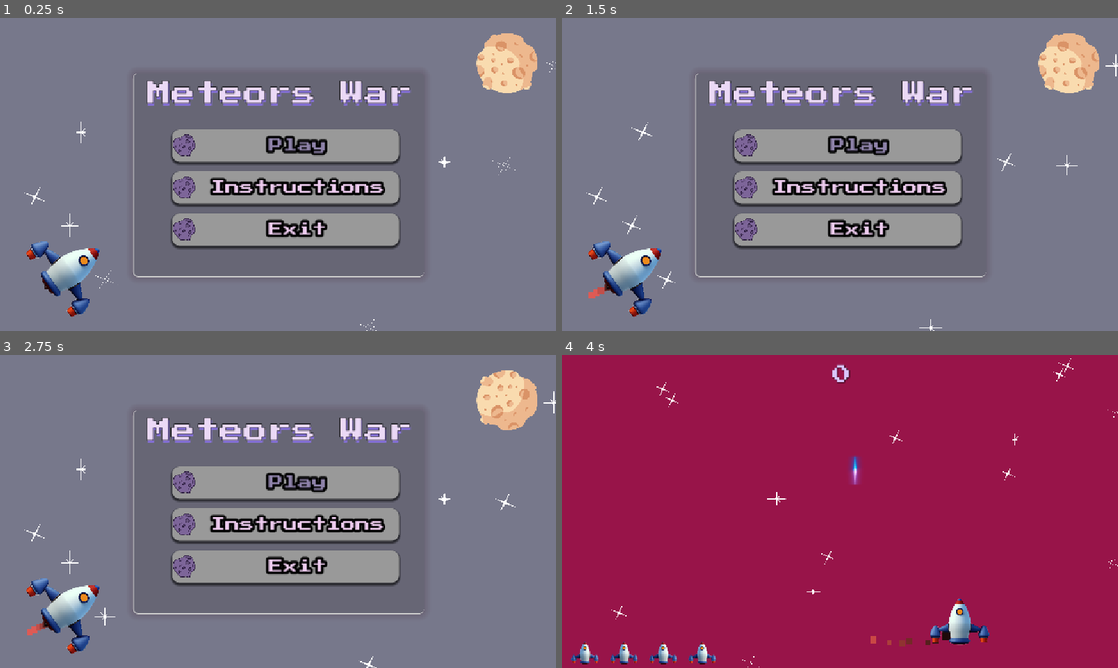
Above: before the commit, frames 1-4 (two rows, left to right).
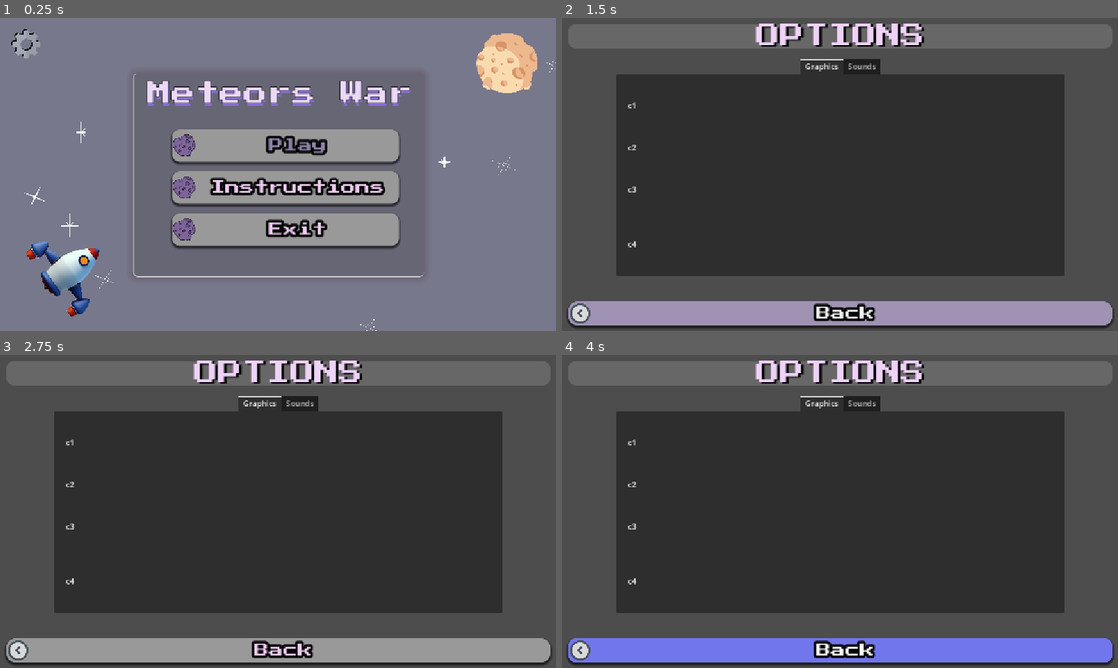
Above: after the commit, the same moments.

Repository: Alaa-Khaled210/Meteors-War
Game: Godot game, scene res://scense/home.tscn
The game is run twice, just before and just after one commit, with the same random seed, the same clock (stepped at 60 frames per second) and the same inputs. Sound files missing from this copy of the repository are replaced by a short silence.
Inputs (mouse positions are in pixels of both pictures, inside the frame that each line leads up to):
- Up to frame 1 (0.25 s): no input
- Up to frame 2 (1.5 s): click (589, 43) at 0.52 s; click (840, 312) at 1.25 s, where only the run after the commit has a clickable "Back"
- Up to frame 3 (2.75 s): click (27, 380) at 2.02 s
- Up to frame 4 (4 s): click (845, 483) at 2.75 s, where only the run before the commit has a clickable "Play"; move the mouse to (962, 495) at 3.52 s; hold Right (right) from 3.53 s (still down); hold Space (Shoot) from 3.53 s (still down)

The runs differ from the first frame. In frame 1, 0.3% of the frame differs, in the area x 2-8%, y 3-13%; in frame 2, 98%; in frame 3, 98%; in frame 4, 100%, in the area x 0-100%, y 0-100%.

Commit message:
make btn option and temple setting

Diff:
--- a/project.godot
+++ b/project.godot
@@ -23,7 +23,6 @@
 [display]
 
 window/stretch/mode="canvas_items"
-window/stretch/aspect="expand"
 
 [global_group]
 
--- a/scense/home.gd
+++ b/scense/home.gd
@@ -60,3 +60,13 @@
 
 func _on_exit_focus_entered() -> void:
 	$hover.play()
+
+
+func _on_setting_mouse_entered() -> void:
+	$hover.play()
+
+
+func _on_setting_pressed() -> void:
+	$click.play()
+	await get_tree().create_timer(0.5).timeout
+	get_tree().change_scene_to_file("res://scense/option_menue.tscn")
--- a/scense/home.tscn
+++ b/scense/home.tscn
@@ -1,8 +1,10 @@
-[gd_scene load_steps=22 format=3 uid="uid://co6ve4o0cy18h"]
+[gd_scene load_steps=24 format=3 uid="uid://co6ve4o0cy18h"]
 
 [ext_resource type="Script" uid="uid://r65ukqdwuj55" path="res://scense/home.gd" id="1_g1icw"]
 [ext_resource type="FontFile" uid="uid://crgknw0a00f6k" path="res://Graphic/Fonts/PressStart2P-Regular.ttf" id="1_nh084"]
+[ext_resource type="Texture2D" uid="uid://ch755mf2k2pex" path="res://Graphic/setting1.png" id="2_ggyeo"]
 [ext_resource type="Texture2D" uid="uid://b00p4pesv0r1s" path="res://Graphic/vecteezy_spaceship-3d-rendering-icon-illustration_28605913.png" id="2_rnxhc"]
+[ext_resource type="Texture2D" uid="uid://cvsgw5v7skdj0" path="res://Graphic/setting2.png" id="3_3nfck"]
 [ext_resource type="Texture2D" uid="uid://cdrc35jqua6l6" path="res://Graphic/meterors/4.png" id="4_oslit"]
 [ext_resource type="Script" uid="uid://dlurqoa1fp0il" path="res://scense/playgame.gd" id="5_e211a"]
 [ext_resource type="AudioStream" uid="uid://do7wqechta5dv" path="res://Audio/mixkit-retro-arcade-casino-notification-211.wav" id="6_ijrru"]
@@ -196,11 +198,30 @@
 autoplay = "default"
 frame_progress = 0.391064
 
-[node name="MarginContainer" type="MarginContainer" parent="."]
-layout_mode = 0
-offset_right = 40.0
-offset_bottom = 40.0
-theme_override_constants/margin_left = 10
+[node name="shadow_setting" type="TextureButton" parent="."]
+modulate = Color(0, 0, 0, 1)
+layout_mode = 1
+offset_left = 23.0
+offset_top = 23.0
+offset_right = 81.0
+offset_bottom = 82.0
+texture_normal = ExtResource("2_ggyeo")
+texture_pressed = ExtResource("3_3nfck")
+texture_hover = ExtResource("3_3nfck")
+ignore_texture_size = true
+stretch_mode = 4
+
+[node name="setting" type="TextureButton" parent="."]
+layout_mode = 1
+offset_left = 25.0
+offset_top = 25.0
+offset_right = 83.0
+offset_bottom = 84.0
+texture_normal = ExtResource("2_ggyeo")
+texture_pressed = ExtResource("3_3nfck")
+texture_hover = ExtResource("3_3nfck")
+ignore_texture_size = true
+stretch_mode = 4
 
 [node name="CPUParticles2D" type="CPUParticles2D" parent="."]
 position = Vector2(99, 554)
@@ -350,6 +371,8 @@
 autoplay = "default"
 frame_progress = 0.274875
 
+[connection signal="mouse_entered" from="setting" to="." method="_on_setting_mouse_entered"]
+[connection signal="pressed" from="setting" to="." method="_on_setting_pressed"]
 [connection signal="focus_entered" from="bg/MarginContainer/VBoxContainer/playgame" to="." method="_on_playgame_focus_entered"]
 [connection signal="mouse_entered" from="bg/MarginContainer/VBoxContainer/playgame" to="." method="_on_playgame_mouse_entered"]
 [connection signal="pressed" from="bg/MarginContainer/VBoxContainer/playgame" to="." method="_on_playgame_pressed"]
--- /dev/null
+++ b/scense/option_menue.gd
@@ -0,0 +1,20 @@
+extends Control
+
+
+# Called when the node enters the scene tree for the first time.
+func _ready() -> void:
+	pass # Replace with function body.
+
+
+# Called every frame. 'delta' is the elapsed time since the previous frame.
+#func _process(delta: float) -> void:
+	#pass
+
+
+func _on_backbtn_mouse_entered() -> void:
+	$hover.play()
+
+func _on_backbtn_pressed() -> void:
+	$click.play()
+	await get_tree().create_timer(0.25).timeout
+	get_tree().change_scene_to_file("res://scense/home.tscn")
--- /dev/null
+++ b/scense/option_menue.tscn
@@ -0,0 +1,113 @@
+[gd_scene load_steps=12 format=3 uid="uid://867o33p7x2jw"]
+
+[ext_resource type="FontFile" uid="uid://crgknw0a00f6k" path="res://Graphic/Fonts/PressStart2P-Regular.ttf" id="1_6fgd8"]
+[ext_resource type="Script" uid="uid://ga6i54uxtpdr" path="res://scense/option_menue.gd" id="1_cn54w"]
+[ext_resource type="Texture2D" uid="uid://c7piur1xmtxdq" path="res://Graphic/instruction/arrow.png" id="1_rb20l"]
+[ext_resource type="PackedScene" uid="uid://bjjpf1xv3yp8k" path="res://scense/setting_tab_container.tscn" id="3_60skt"]
+[ext_resource type="AudioStream" uid="uid://b5t6l825irktp" path="res://Audio/mixkit-hover-click-tone-2568.wav" id="4_rb20l"]
+[ext_resource type="AudioStream" uid="uid://do7wqechta5dv" path="res://Audio/mixkit-retro-arcade-casino-notification-211.wav" id="5_wc2bs"]
+
+[sub_resource type="StyleBoxFlat" id="StyleBoxFlat_f1y72"]
+bg_color = Color(0.6, 0.6, 0.6, 0.341176)
+corner_radius_top_left = 16
+corner_radius_top_right = 16
+corner_radius_bottom_right = 16
+corner_radius_bottom_left = 16
+shadow_color = Color(0.611765, 0.176471, 0.576471, 0.431373)
+
+[sub_resource type="StyleBoxEmpty" id="StyleBoxEmpty_f1y72"]
+
+[sub_resource type="StyleBoxFlat" id="StyleBoxFlat_cn54w"]
+bg_color = Color(0.624779, 0.573028, 0.701907, 1)
+corner_radius_top_left = 20
+corner_radius_top_right = 20
+corner_radius_bottom_right = 20
+corner_radius_bottom_left = 20
+shadow_size = 5
+shadow_offset = Vector2(0, 3.41)
+
+[sub_resource type="StyleBoxFlat" id="StyleBoxFlat_rb20l"]
+bg_color = Color(0.445441, 0.462113, 0.928611, 1)
+corner_radius_top_left = 16
+corner_radius_top_right = 16
+corner_radius_bottom_right = 16
+corner_radius_bottom_left = 16
+shadow_size = 5
+shadow_offset = Vector2(0, 3.41)
+
+[sub_resource type="StyleBoxFlat" id="StyleBoxFlat_wc2bs"]
+corner_radius_top_left = 20
+corner_radius_top_right = 20
+corner_radius_bottom_right = 20
+corner_radius_bottom_left = 20
+shadow_size = 5
+shadow_offset = Vector2(0, 3.41)
+
+[node name="option_menue" type="Control"]
+layout_mode = 3
+anchors_preset = 15
+anchor_right = 1.0
+anchor_bottom = 1.0
+grow_horizontal = 2
+grow_vertical = 2
+script = ExtResource("1_cn54w")
+
+[node name="MarginContainer" type="MarginContainer" parent="."]
+layout_mode = 1
+anchors_preset = 15
+anchor_right = 1.0
+anchor_bottom = 1.0
+grow_horizontal = 2
+grow_vertical = 2
+theme_override_constants/margin_left = 12
+theme_override_constants/margin_top = 12
+theme_override_constants/margin_right = 12
+theme_override_constants/margin_bottom = 12
+
+[node name="VBoxContainer" type="VBoxContainer" parent="MarginContainer"]
+layout_mode = 2
+theme_override_constants/separation = -48
+
+[node name="option-tilte" type="Label" parent="MarginContainer/VBoxContainer"]
+layout_mode = 2
+theme_override_colors/font_color = Color(0.937255, 0.823529, 0.972549, 1)
+theme_override_colors/font_shadow_color = Color(0, 0, 0, 1)
+theme_override_constants/shadow_offset_x = 5
+theme_override_constants/shadow_offset_y = 2
+theme_override_fonts/font = ExtResource("1_6fgd8")
+theme_override_font_sizes/font_size = 50
+theme_override_styles/normal = SubResource("StyleBoxFlat_f1y72")
+text = "OPTIONS"
+horizontal_alignment = 1
+vertical_alignment = 1
+
+[node name="setting_tab_container" parent="MarginContainer/VBoxContainer" instance=ExtResource("3_60skt")]
+layout_mode = 2
+size_flags_vertical = 3
+
+[node name="backbtn" type="Button" parent="MarginContainer/VBoxContainer"]
+layout_mode = 2
+size_flags_vertical = 8
+theme_override_colors/font_color = Color(0.92692, 0.79755, 0.931981, 1)
+theme_override_colors/font_focus_color = Color(0.556352, 0.508216, 0.6636, 1)
+theme_override_constants/outline_size = 20
+theme_override_constants/h_separation = 0
+theme_override_constants/icon_max_width = 50
+theme_override_fonts/font = ExtResource("1_6fgd8")
+theme_override_font_sizes/font_size = 30
+theme_override_icons/icon = ExtResource("1_rb20l")
+theme_override_styles/focus = SubResource("StyleBoxEmpty_f1y72")
+theme_override_styles/hover = SubResource("StyleBoxFlat_cn54w")
+theme_override_styles/pressed = SubResource("StyleBoxFlat_rb20l")
+theme_override_styles/normal = SubResource("StyleBoxFlat_wc2bs")
+text = " Back  "
+
+[node name="click" type="AudioStreamPlayer" parent="."]
+stream = ExtResource("5_wc2bs")
+volume_db = -14.614
+
+[node name="hover" type="AudioStreamPlayer" parent="."]
+stream = ExtResource("4_rb20l")
+
+[connection signal="mouse_entered" from="MarginContainer/VBoxContainer/backbtn" to="." method="_on_backbtn_mouse_entered"]
+[connection signal="pressed" from="MarginContainer/VBoxContainer/backbtn" to="." method="_on_backbtn_pressed"]
--- /dev/null
+++ b/scense/setting_tab_container.tscn
@@ -0,0 +1,100 @@
+[gd_scene format=3 uid="uid://bjjpf1xv3yp8k"]
+
+[node name="setting_tab_container" type="Control"]
+layout_mode = 3
+anchors_preset = 15
+anchor_right = 1.0
+anchor_bottom = 1.0
+grow_horizontal = 2
+grow_vertical = 2
+
+[node name="TabContainer" type="TabContainer" parent="."]
+layout_mode = 1
+anchors_preset = -1
+anchor_right = 1.0
+anchor_bottom = 1.0
+offset_left = 100.0
+offset_top = 70.0
+offset_right = -100.0
+offset_bottom = -100.0
+grow_horizontal = 2
+grow_vertical = 2
+tab_alignment = 1
+current_tab = 0
+
+[node name="Graphics" type="TabBar" parent="TabContainer"]
+layout_mode = 2
+metadata/_tab_index = 0
+
+[node name="MarginContainer" type="MarginContainer" parent="TabContainer/Graphics"]
+layout_mode = 1
+anchors_preset = 15
+anchor_right = 1.0
+anchor_bottom = 1.0
+grow_horizontal = 2
+grow_vertical = 2
+theme_override_constants/margin_left = 24
+theme_override_constants/margin_top = 24
+theme_override_constants/margin_right = 24
+theme_override_constants/margin_bottom = 24
+
+[node name="VBoxContainer" type="VBoxContainer" parent="TabContainer/Graphics/MarginContainer"]
+layout_mode = 2
+theme_override_constants/separation = 64
+alignment = 1
+
+[node name="Label" type="Label" parent="TabContainer/Graphics/MarginContainer/VBoxContainer"]
+layout_mode = 2
+text = "c1"
+
+[node name="Label2" type="Label" parent="TabContainer/Graphics/MarginContainer/VBoxContainer"]
+layout_mode = 2
+text = "c2"
+
+[node name="Label3" type="Label" parent="TabContainer/Graphics/MarginContainer/VBoxContainer"]
+layout_mode = 2
+text = "c3
+"
+
+[node name="Label4" type="Label" parent="TabContainer/Graphics/MarginContainer/VBoxContainer"]
+layout_mode = 2
+text = "c4"
+
+[node name="Sounds" type="TabBar" parent="TabContainer"]
+visible = false
+layout_mode = 2
+metadata/_tab_index = 1
+
+[node name="MarginContainer" type="MarginContainer" parent="TabContainer/Sounds"]
+layout_mode = 1
+anchors_preset = 15
+anchor_right = 1.0
+anchor_bottom = 1.0
+grow_horizontal = 2
+grow_vertical = 2
+theme_override_constants/margin_left = 24
+theme_override_constants/margin_top = 24
+theme_override_constants/margin_right = 24
+theme_override_constants/margin_bottom = 24
+
+[node name="VBoxContainer" type="VBoxContainer" parent="TabContainer/Sounds/MarginContainer"]
+layout_mode = 2
+theme_override_constants/separation = 64
+alignment = 1
+
+[node name="Label" type="Label" parent="TabContainer/Sounds/MarginContainer/VBoxContainer"]
+layout_mode = 2
+text = "c1"
+
+[node name="Label2" type="Label" parent="TabContainer/Sounds/MarginContainer/VBoxContainer"]
+layout_mode = 2
+text = "c2"
+
+[node name="Label3" type="Label" parent="TabContainer/Sounds/MarginContainer/VBoxContainer"]
+layout_mode = 2
+text = "c3
+"
+
+[node name="Label4" type="Label" parent="TabContainer/Sounds/MarginContainer/VBoxContainer"]
+layout_mode = 2
+text = "c4"
Binary file added: Graphic/setting1.png
Not shown, added: Graphic/setting1.png.import
Binary file added: Graphic/setting2.png
Not shown, added: Graphic/setting2.png.import
Not shown, added: scense/option_menue.gd.uid
